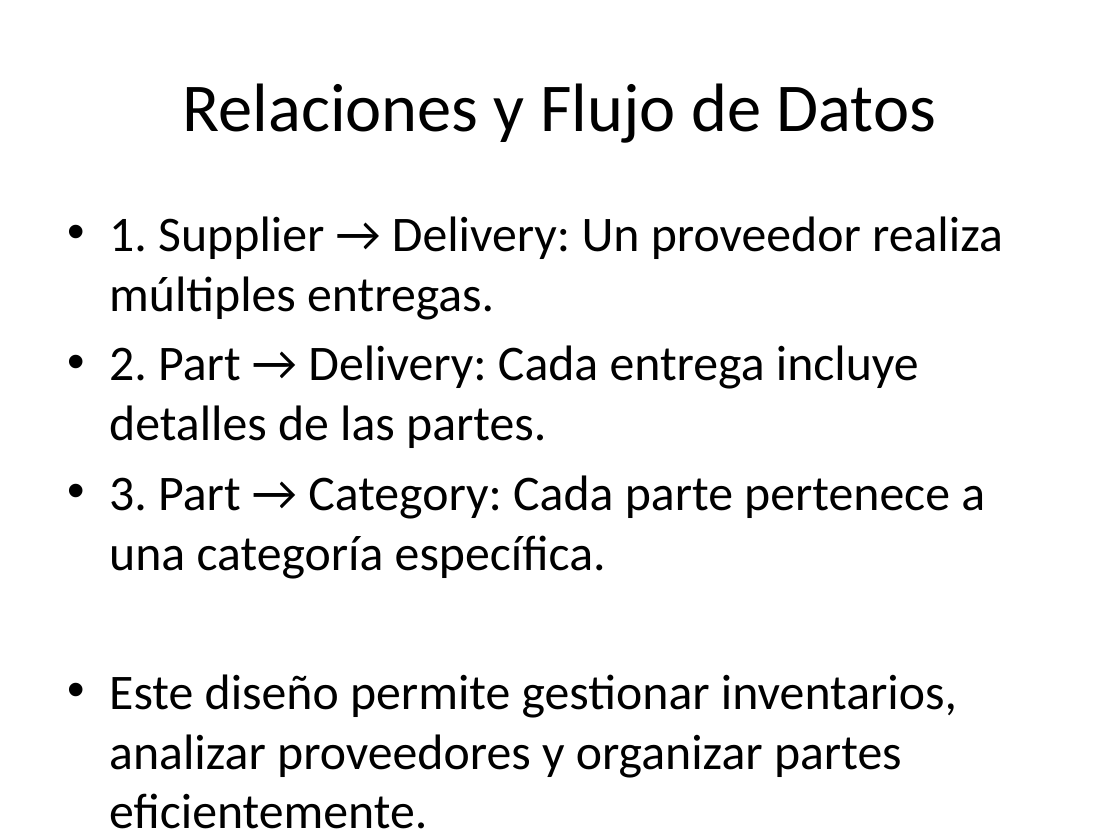
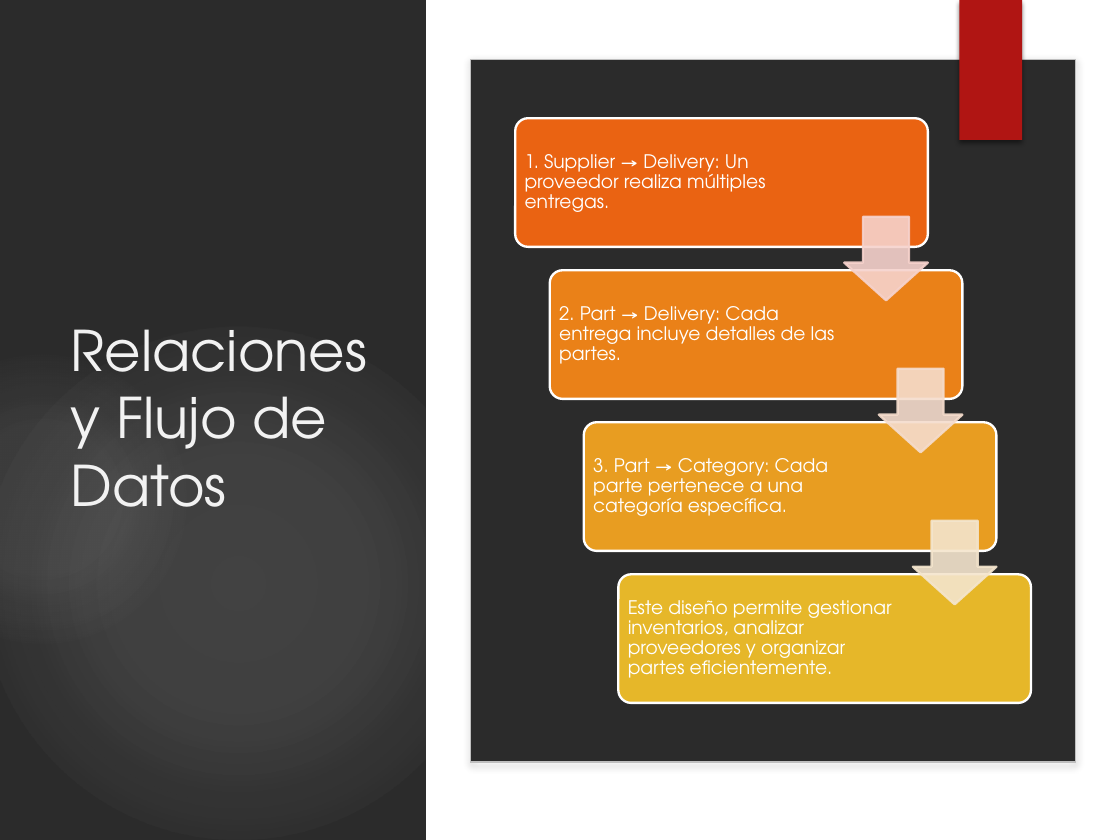
Before and after one commit to Kathry1/ONLINE_DS_THEBRIDGE_Kathry, a slide deck: slide 4 of Challenge 2/Modelo_de_Datos_Challenge2.pptx. Drawn at 1120x840 pixels with LibreOffice and Linux fonts; fonts in the diff are those of the drawing; background and template pictures are left out; a plain dark background stands for a picture behind light text. Boxes give left, top, right and bottom in pixels: in the first picture for what was removed or moved away, otherwise in the second. Text is boxed around its words. In the diff, an @@ line names an element or a change of style, - is before the commit and + after.

```diff
--- a/Challenge 2/Modelo_de_Datos_Challenge2.pptx
+++ b/Challenge 2/Modelo_de_Datos_Challenge2.pptx
@@ background #FFFFFF to picture (left out) @@
@@ rectangle added at <box>427,0,1120,840</box>, fill #FFFFFF @@
@@ ellipse added at <box>697,0,893,140</box>, fill gradient #F3F3F3 @@
@@ rectangle added at <box>949,0,1033,134</box>, fill #B01513 @@
@@ rectangle added at <box>959,0,1021,140</box>, fill #B01513 @@
@@ rounded rectangle added at <box>470,59,1075,763</box>, fill #FFFFFF, outline #BFBFBF 1 pt @@
@@ title "Relaciones y Flujo de Datos": place and size @@
-title "Relaciones y Flujo de Datos" at <box>183,83,936,143</box>
+title "Relaciones y Flujo de Datos" at <box>71,329,367,507</box>
@@ title "Relaciones y Flujo de Datos" at <box>71,329,367,507</box>: size 44 to 36 pt, font Calibri to TeX Gyre Adventor, text colour #000000 to #F2F2F2; alignment centre to left @@
@@ text removed at <box>109,216,1003,778</box> @@
-• 1. Supplier → Delivery: Un proveedor realiza múltiples entregas.
-• 2. Part → Delivery: Cada entrega incluye detalles de las partes.
-• 3. Part → Category: Cada parte pertenece a una categoría específica.
-• Este diseño permite gestionar inventarios, analizar proveedores y organizar partes eficientemente.
@@ ellipse added at <box>0,327,494,840</box>, fill gradient #F3F3F3 @@
@@ ellipse added at <box>0,355,186,644</box>, fill gradient #F3F3F3 @@
@@ group added at <box>515,119,1030,703</box>: 4 rounded rectangles, 4 texts, 3 down arrows @@
+1. Supplier → Delivery: Un proveedor realiza múltiples entregas.
+2. Part → Delivery: Cada entrega incluye detalles de las partes.
+3. Part → Category: Cada parte pertenece a una categoría específica.
+Este diseño permite gestionar inventarios, analizar proveedores y organizar partes eficientemente.
@@ ellipse added at <box>772,747,893,840</box>, fill gradient #F3F3F3 @@
```
Also in this commit, not shown: 3 other slides changed.
